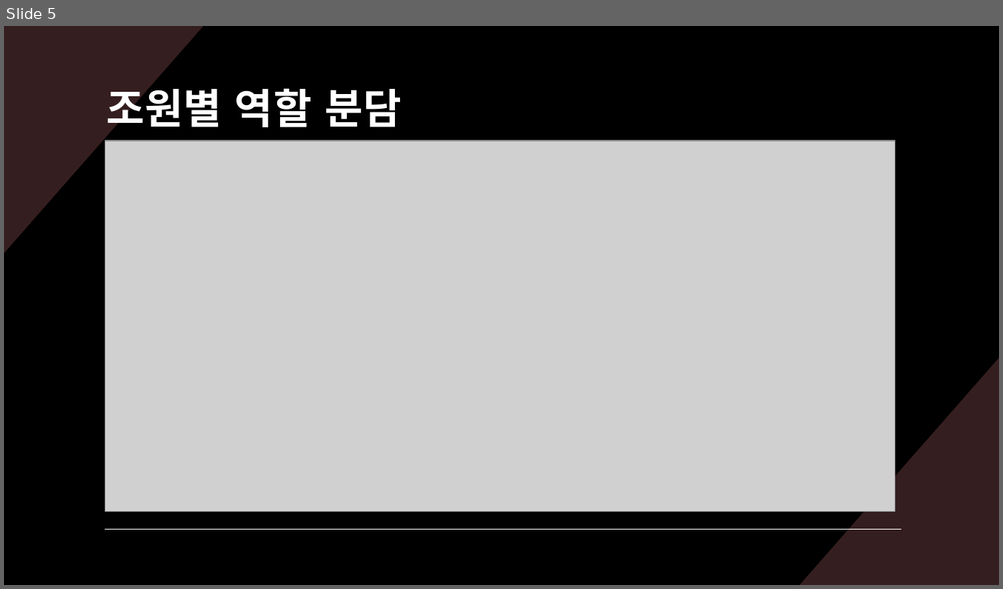
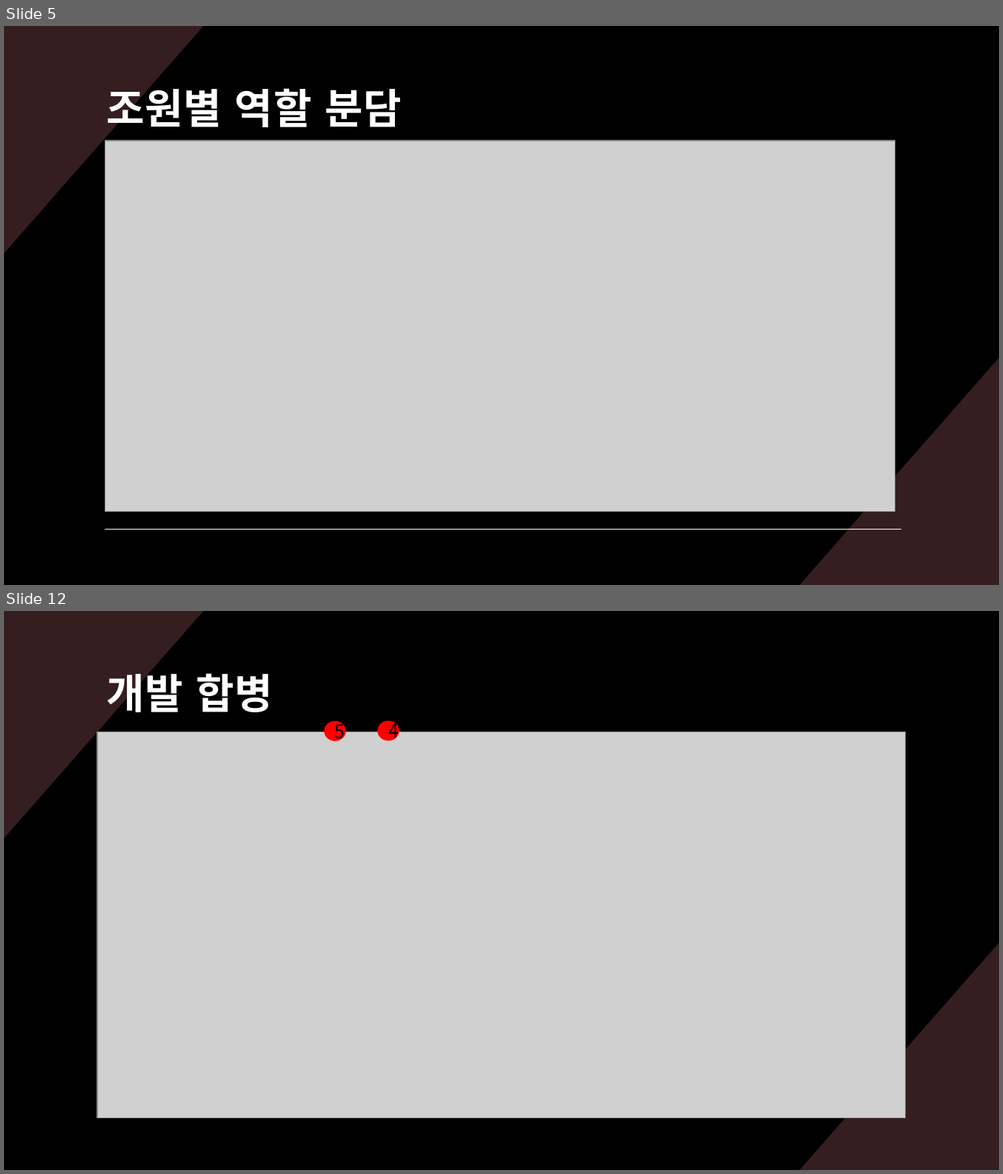
Before and after one commit to sjml2002/oss_kwboj_6, a slide deck: 발표.pptx. Shown one above the other, each under a label of ours: slide 5 before the commit, slides 5 and 12 after it; the slides between them are not shown. The pictures are 1003x589 and 1003x1174 pixels, drawn with LibreOffice and Linux fonts; fonts in the diff are those of the drawing; grey boxes stand for pictures. Boxes give left, top, right and bottom in pixels: in the first picture for what was removed or moved away, otherwise in the second. Text is boxed around its words. In the diff, an @@ line names an element or a change of style, - is before the commit and + after.

```diff
--- a/발표.pptx
+++ b/발표.pptx
@@ slide 12 added at <box>4,611,999,1170</box>, background #000000; not listed: 2 template elements that a slide beside it also shows @@
@@ text added at <box>106,667,273,719</box>, 40 pt, text #FFFFFF, bold @@
+개발 합병
@@ ellipse added at <box>325,721,346,741</box>, fill #FF0000, outline #FF0000 1 pt, 18 pt, text #000000 @@
+5
@@ ellipse added at <box>378,721,398,741</box>, fill #FF0000, outline #FF0000 1 pt, 18 pt, text #000000 @@
+4
@@ picture added at <box>97,732,905,1119</box> @@
```
Also in this commit, not shown: 1 slide changed, 5 other slides added, 1 slide removed.
